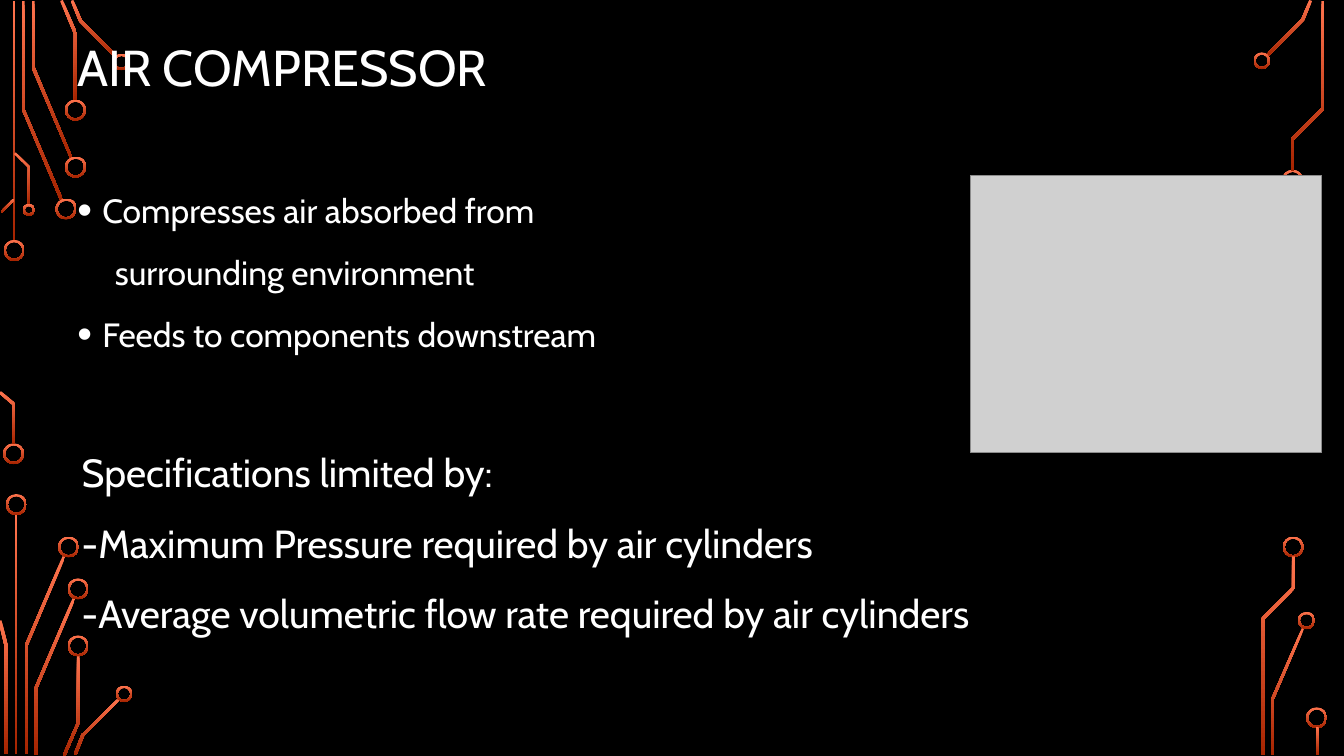
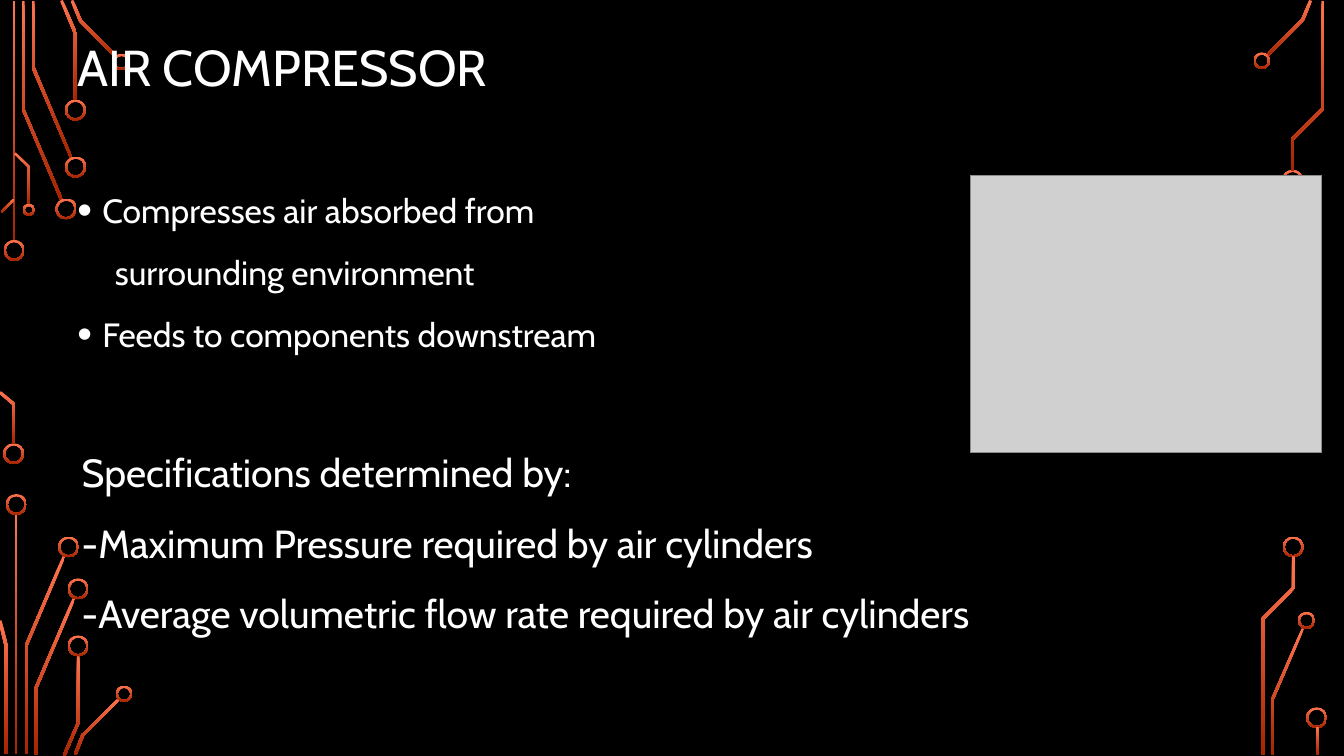
Before and after one commit to Logiant/AgileRoboticControls, a slide deck: slide 28 of Documentation/Presentation/Design Presentation/Design Presentation.pptx. Drawn at 1344x756 pixels with LibreOffice and Linux fonts; fonts in the diff are those of the drawing; grey boxes stand for pictures; background and template pictures are left out. Boxes give left, top, right and bottom in pixels: in the first picture for what was removed or moved away, otherwise in the second. Text is boxed around its words. In the diff, an @@ line names an element or a change of style, - is before the commit and + after.

```diff
--- a/Documentation/Presentation/Design Presentation/Design Presentation.pptx
+++ b/Documentation/Presentation/Design Presentation/Design Presentation.pptx
@@ text at (82,457,571,497): text changed @@
-Specifications limited by:
+Specifications determined by:
```
Also in this commit, not shown: 6 other slides changed, 1 slide added.
